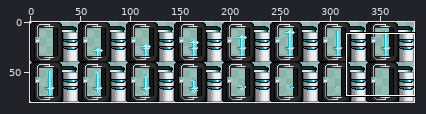
Two versions of one sprite sheet, objects/vanta/vantaanvil/vantaanvil.png. Above: a wide view before the commit, with the close-up outlined.
Close-up. As it was:
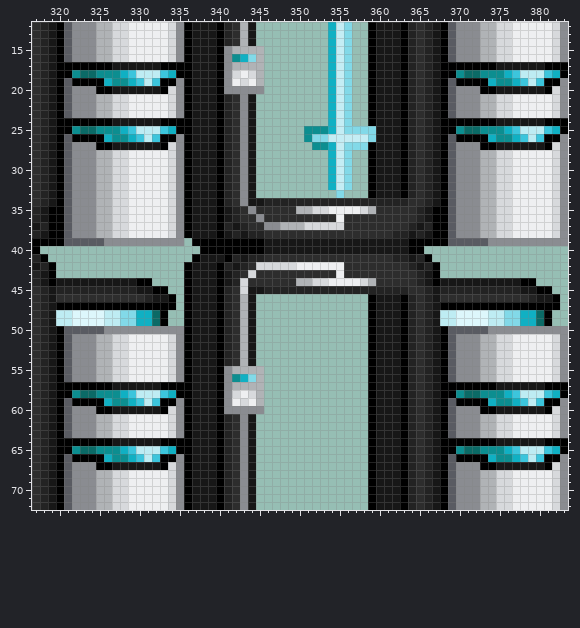
The file is 384x80 pixels. Colours within 5 levels of each other are drawn and written as one. Shown: x 317..383, y 12..72. The commit also changed other parts of the picture, which this record leaves out.
And afterwards:
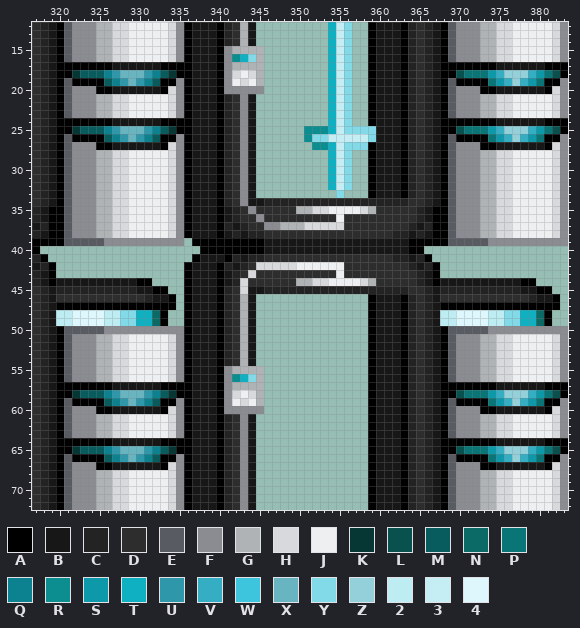
Palette (. is transparent): A #000000  B #171717  C #232323  D #2d2d2d  E #595b62  F #8a8c91  G #b0b3b6  H #d7d9dc  J #eeeff1  K #063735  L #08514e  M #085c5d  N #0b6a66  P #0a7577  Q #0c8290  R #0c8e90  S #0e99aa  T #10b0c3  U #2e97a9  V #35aec3  W #3cc5dc  X #68b4c0  Y #82d9e8  Z #94d0da  2 #beecf3  3 #c4edf4  4 #ddf7fc
Diff:
Changed rows in their new state; - is an unchanged pixel.
first column x 322:
18 KMMMQUXXXUQMK-----------------------------------LPPPSVZZZVSPL
19 ----MQUXUQM-----------------------------------------PSVZVSP--
first column x 322:
25 KMMMQUXXXUQMK-----------------------------------LPPPSVZZZVSPL
26 ----MQUXUQM-----------------------------------------PSVZVSP--
first column x 322:
58 KMMMQUXXXUQMK-----------------------------------LPPPSVZZZVSPL
59 ----MQUXUQM-----------------------------------------PSVZVSP--
first column x 322:
65 KMMMQUXXXUQMK-----------------------------------LPPPSVZZZVSPL
66 ----MQUXUQM-----------------------------------------PSVZVSP--
Where, in picture pixels (left, top, right, bottom), the same in both close-ups:
changed: (72, 70, 176, 86)
changed: (456, 70, 560, 86)
changed: (72, 126, 176, 142)
changed: (456, 126, 560, 142)
changed: (72, 390, 176, 406)
changed: (456, 390, 560, 406)
changed: (72, 446, 176, 462)
changed: (456, 446, 560, 462)
